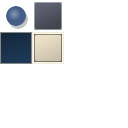
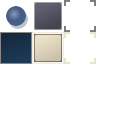
Layered file, before and after one edit (w=128, h=128). Changes by layer:
added layer "goals" above "tile-light" over <box>64,0,96,64</box>
